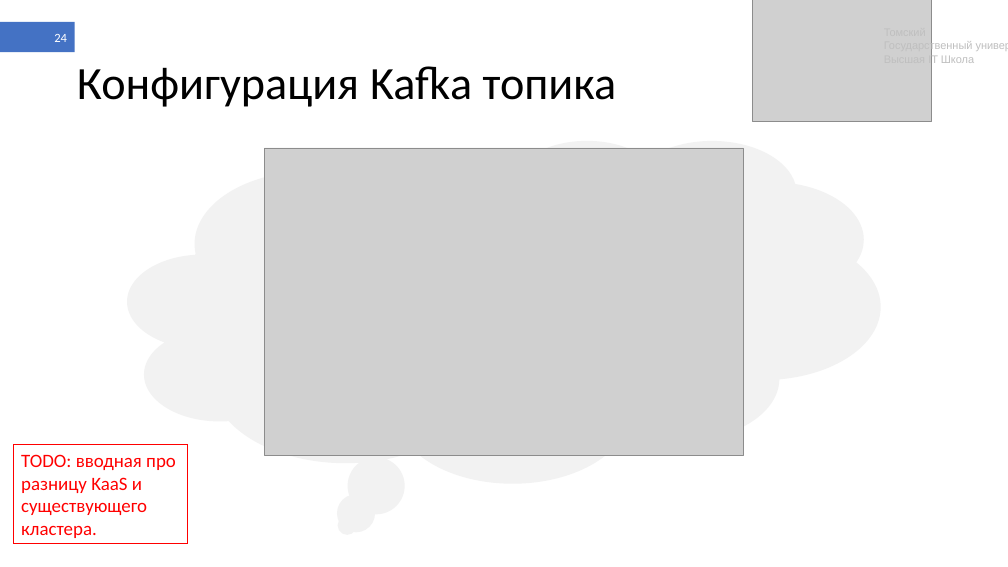
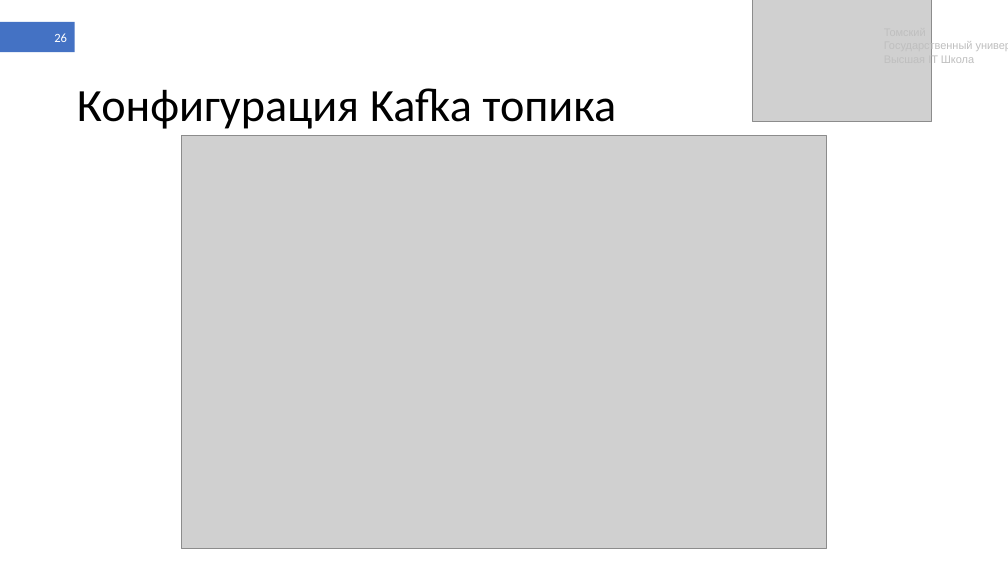
Before and after one commit to shameoff/GraduateWork, a slide deck: slide 26 of Презентация ВКР (в шаблоне).pptx (slide 24 before the commit). Drawn at 1008x567 pixels with LibreOffice and Linux fonts; fonts in the diff are those of the drawing; grey boxes stand for pictures. Boxes give left, top, right and bottom in pixels: in the first picture for what was removed or moved away, otherwise in the second. Text is boxed around its words. In the diff, an @@ line names an element or a change of style, - is before the commit and + after.

```diff
--- a/Презентация ВКР (в шаблоне).pptx
+++ b/Презентация ВКР (в шаблоне).pptx
@@ page number at [54,33,67,42]: text changed @@
-24
+26
@@ text "Конфигурация Kafka топика": place and size @@
-text "Конфигурация Kafka топика" at [77,66,617,107]
+text "Конфигурация Kafka топика" at [77,88,617,129]
@@ thought cloud removed at [128,140,881,482] @@
@@ picture: place and size @@
-picture at [265,148,744,455]
+picture at [181,135,827,549]
@@ rectangle removed at [14,445,187,544] @@
-TODO: вводная про разницу KaaS и существующего кластера.
```
Also in this commit, not shown: 27 other slides changed, 6 slides added, 2 slides removed, 8 other files.
